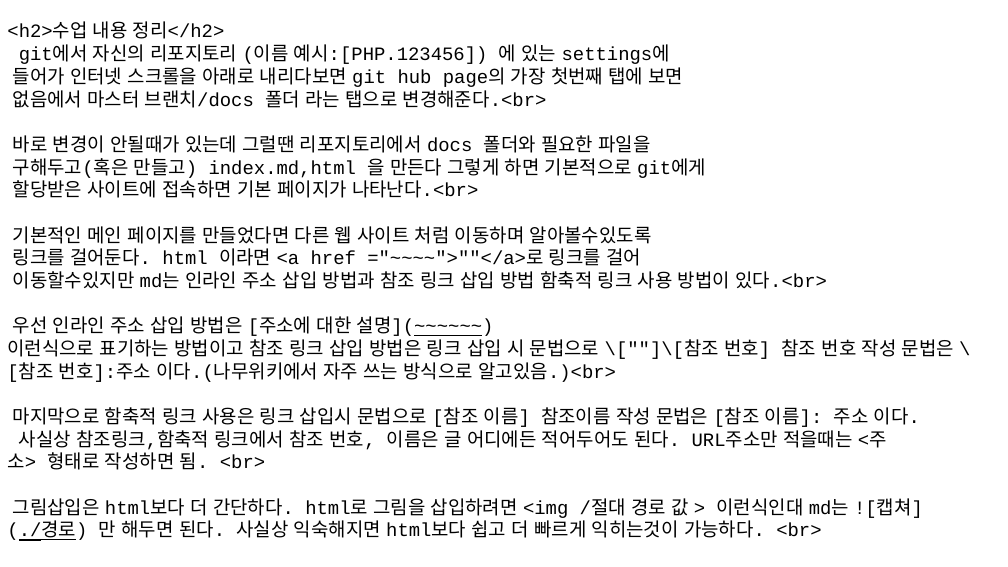
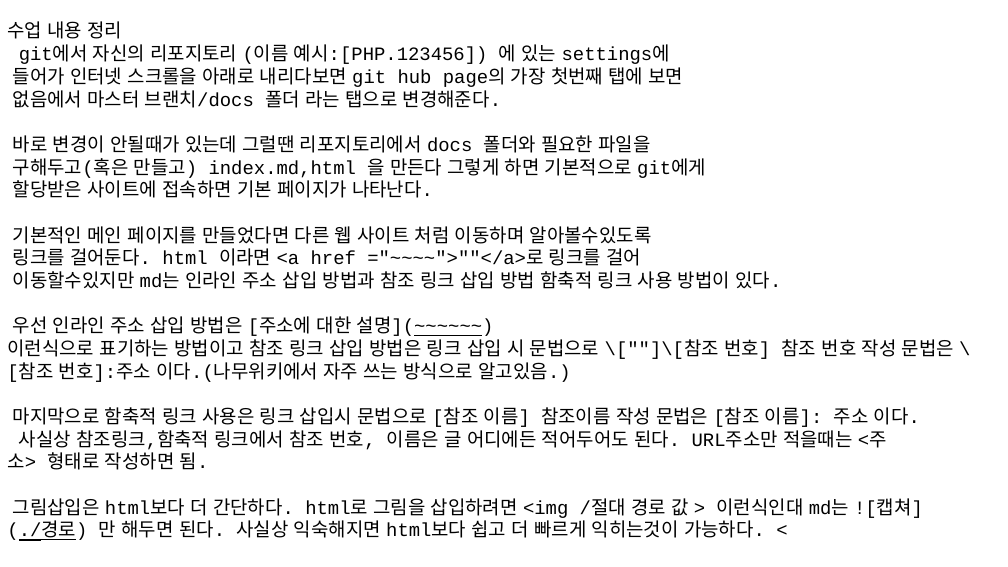
Before and after one commit to KimJongHoDea/php.201840209, a slide deck: slide 3 of 201840209_김종호_0918리포트.pptx. Drawn at 1008x567 pixels with LibreOffice and Linux fonts; fonts in the diff are those of the drawing. Boxes give left, top, right and bottom in pixels: in the first picture for what was removed or moved away, otherwise in the second. Text is boxed around its words. In the diff, an @@ line names an element or a change of style, - is before the commit and + after.

```diff
--- a/201840209_김종호_0918리포트.pptx
+++ b/201840209_김종호_0918리포트.pptx
@@ text at (7,21,123,39): text changed @@
-<h2>수업 내용 정리</h2>
+수업 내용 정리
@@ text at (13,86,501,108): text changed @@
-없음에서 마스터 브랜치/docs 폴더 라는 탭으로 변경해준다.<br>
+없음에서 마스터 브랜치/docs 폴더 라는 탭으로 변경해준다.
@@ text at (13,177,433,198): text changed @@
-할당받은 사이트에 접속하면 기본 페이지가 나타난다.<br>
+할당받은 사이트에 접속하면 기본 페이지가 나타난다.
@@ text at (7,271,954,541): text changed @@
-이동할수있지만 md는 인라인 주소 삽입 방법과 참조 링크 삽입 방법 함축적 링크 사용 방법이 있다.<br>
-우선 인라인 주소 삽입 방법은 [주소에 대한 설명](~~~~~~)이런식으로 표기하는 방법이고 참조 링크 삽입 방법은 링크 삽입 시 문법으로 \[""]\[참조 번호] 참조 번호 작성 문법은 \[참조 번호]:주소 이다.(나무위키에서 자주 쓰는 방식으로 알고있음.)<br>
-마지막으로 함축적 링크 사용은 링크 삽입시 문법으로 [참조 이름] 참조이름 작성 문법은 [참조 이름]: 주소 이다. 사실상 참조링크,함축적 링크에서 참조 번호, 이름은 글 어디에든 적어두어도 된다. URL주소만 적을때는 <주소> 형태로 작성하면 됨. <br>
-그림삽입은 html보다 더 간단하다. html로 그림을 삽입하려면 <img /절대 경로 값 > 이런식인대 md는 ![캡쳐](./경로) 만 해두면 된다. 사실상 익숙해지면 html보다 쉽고 더 빠르게 익히는것이 가능하다. <br>
+이동할수있지만 md는 인라인 주소 삽입 방법과 참조 링크 삽입 방법 함축적 링크 사용 방법이 있다.
+우선 인라인 주소 삽입 방법은 [주소에 대한 설명](~~~~~~)이런식으로 표기하는 방법이고 참조 링크 삽입 방법은 링크 삽입 시 문법으로 \[""]\[참조 번호] 참조 번호 작성 문법은 \[참조 번호]:주소 이다.(나무위키에서 자주 쓰는 방식으로 알고있음.)
+마지막으로 함축적 링크 사용은 링크 삽입시 문법으로 [참조 이름] 참조이름 작성 문법은 [참조 이름]: 주소 이다. 사실상 참조링크,함축적 링크에서 참조 번호, 이름은 글 어디에든 적어두어도 된다. URL주소만 적을때는 <주소> 형태로 작성하면 됨.
+그림삽입은 html보다 더 간단하다. html로 그림을 삽입하려면 <img /절대 경로 값 > 이런식인대 md는 ![캡쳐](./경로) 만 해두면 된다. 사실상 익숙해지면 html보다 쉽고 더 빠르게 익히는것이 가능하다. <
```
Also in this commit, not shown: 2 other slides changed.
